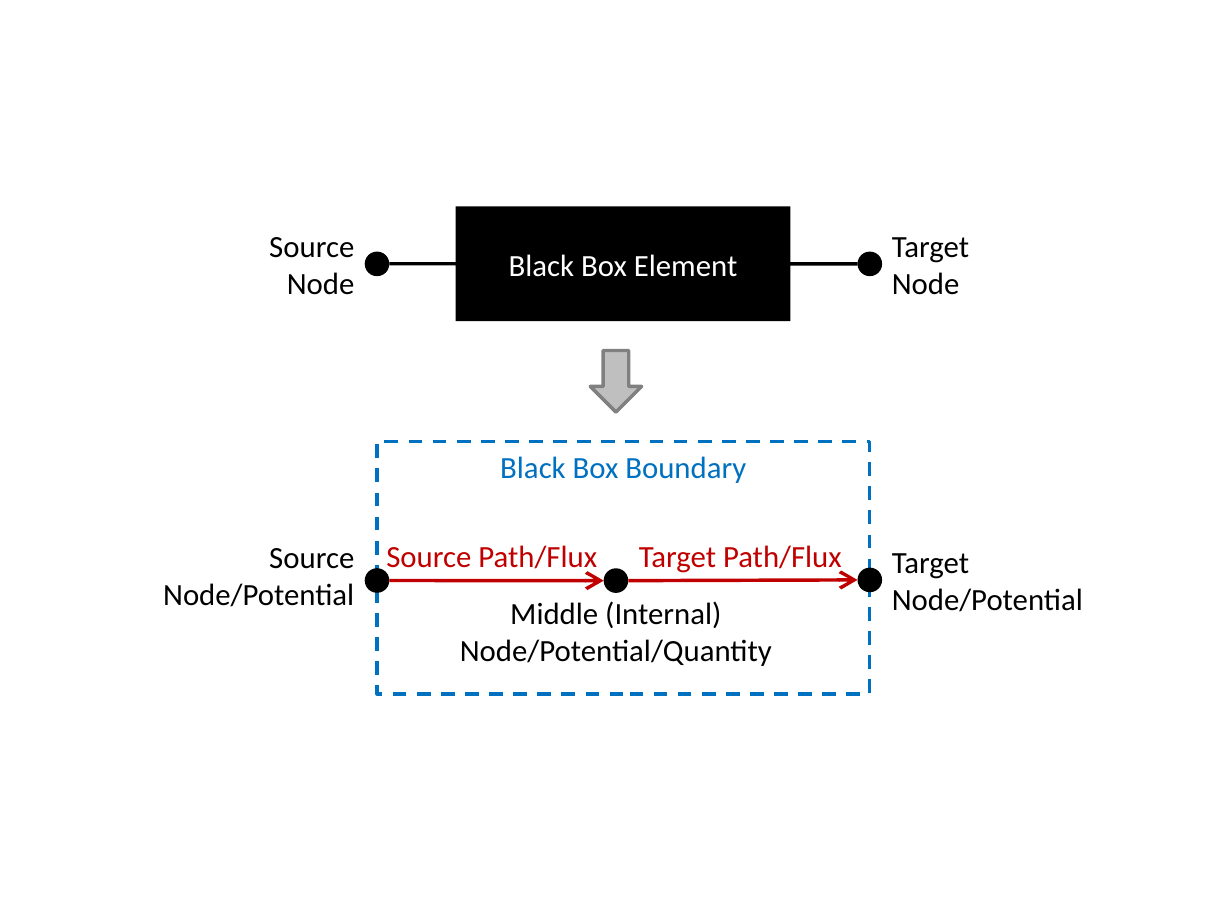
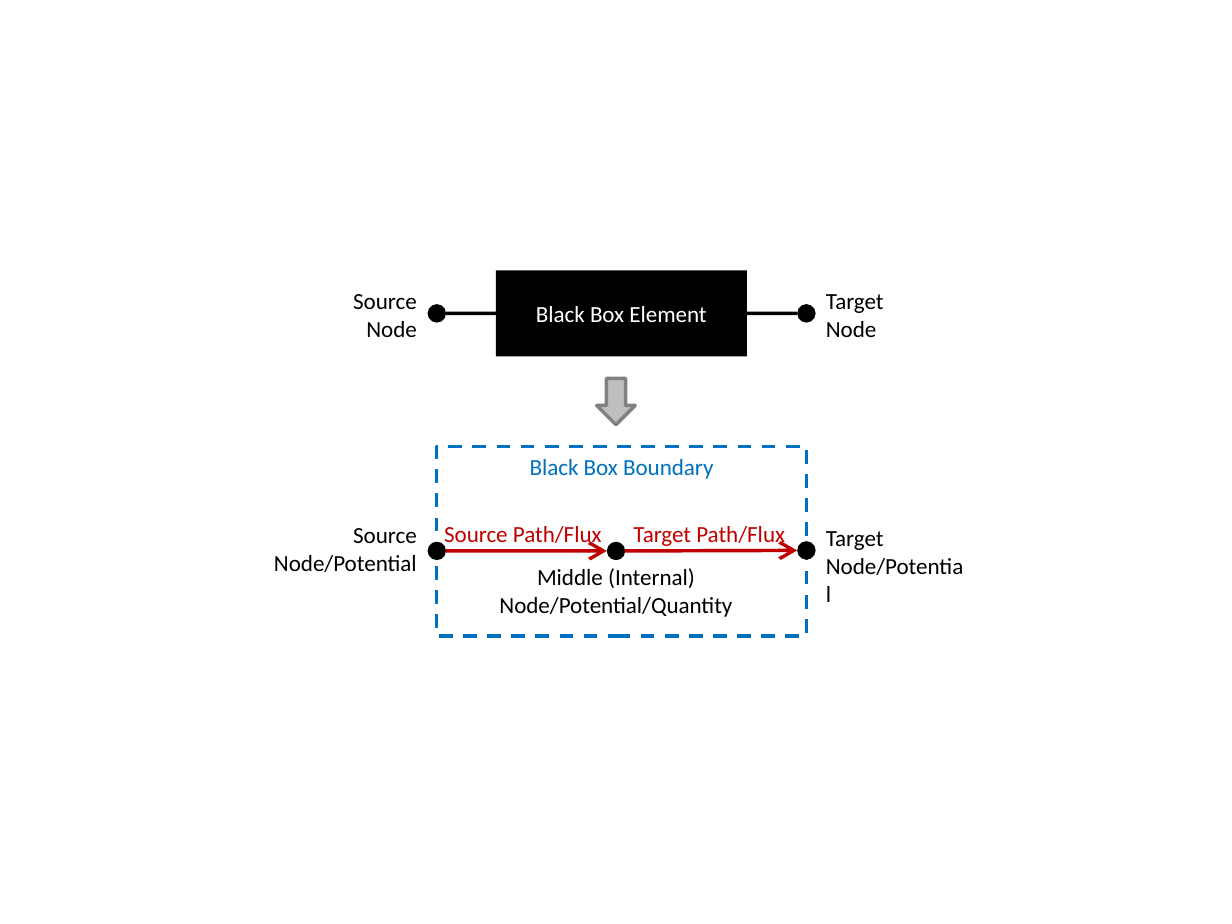
Before and after one commit to shawnhuyiwen/pulse, a slide deck: slide 12 of docs/Figures/CircuitWorking.pptx (slide 13 before the commit). Drawn at 1232x924 pixels with LibreOffice and Linux fonts; fonts in the diff are those of the drawing. Boxes give left, top, right and bottom in pixels: in the first picture for what was removed or moved away, otherwise in the second. Text is boxed around its words. In the diff, an @@ line names an element or a change of style, - is before the commit and + after.

```diff
--- a/docs/Figures/CircuitWorking.pptx
+++ b/docs/Figures/CircuitWorking.pptx
@@ text "Source Node" moved from (x1=269, y1=237, x2=355, y2=295) to (x1=353, y1=294, x2=417, y2=337) @@
@@ rectangle "Black Box Element" resized from (x1=456, y1=207, x2=791, y2=322) to (x1=495, y1=270, x2=747, y2=356) @@
@@ size 18 to 13.5 pt in 9 elements at (x1=437, y1=446, x2=807, y2=636), (x1=444, y1=526, x2=602, y2=548), (x1=633, y1=526, x2=785, y2=547), (x1=499, y1=568, x2=732, y2=617), (x1=495, y1=270, x2=747, y2=356), (x1=826, y1=531, x2=963, y2=575), (x1=274, y1=528, x2=417, y2=572), (x1=353, y1=294, x2=417, y2=337), (x1=826, y1=294, x2=884, y2=337) @@
@@ text "Target Node" moved from (x1=892, y1=237, x2=969, y2=295) to (x1=826, y1=294, x2=884, y2=337) @@
@@ ellipse resized from (x1=365, y1=251, x2=389, y2=276) to (x1=428, y1=304, x2=446, y2=323) @@
@@ line moved from (389, 264) - (857, 264) to (446, 313) - (797, 313) @@
@@ ellipse resized from (x1=857, y1=251, x2=882, y2=276) to (x1=797, y1=304, x2=816, y2=323) @@
@@ down arrow resized from (x1=590, y1=351, x2=642, y2=413) to (x1=596, y1=378, x2=634, y2=425) @@
@@ rectangle "Black Box Boundary" resized from (x1=377, y1=441, x2=870, y2=694) to (x1=437, y1=446, x2=807, y2=636) @@
@@ text "Source Node/Potential" moved from (x1=163, y1=548, x2=354, y2=607) to (x1=274, y1=528, x2=417, y2=572) @@
@@ text "Source Path/Flux" moved from (x1=386, y1=545, x2=597, y2=575) to (x1=444, y1=526, x2=602, y2=548) @@
@@ text "Target Path/Flux" moved from (x1=639, y1=545, x2=842, y2=575) to (x1=633, y1=526, x2=785, y2=547) @@
@@ text "Target Node/Potential" moved from (x1=892, y1=553, x2=1083, y2=612) to (x1=826, y1=531, x2=963, y2=575) @@
@@ ellipse resized from (x1=365, y1=568, x2=389, y2=593) to (x1=428, y1=542, x2=446, y2=561) @@
@@ arrow moved from (389, 580) - (604, 580) to (446, 551) - (607, 551) @@
@@ text "Middle (Internal) Node/Potential/Quantity" moved from (x1=460, y1=601, x2=772, y2=666) to (x1=499, y1=568, x2=732, y2=617) @@
@@ ellipse resized from (x1=604, y1=568, x2=628, y2=593) to (x1=606, y1=542, x2=625, y2=561) @@
@@ arrow moved from (628, 580) - (857, 580) to (626, 551) - (797, 551) @@
@@ ellipse resized from (x1=857, y1=568, x2=882, y2=593) to (x1=797, y1=541, x2=816, y2=559) @@
```
Also in this commit, not shown: 6 slides added, 3 slides removed, 7 other files.
